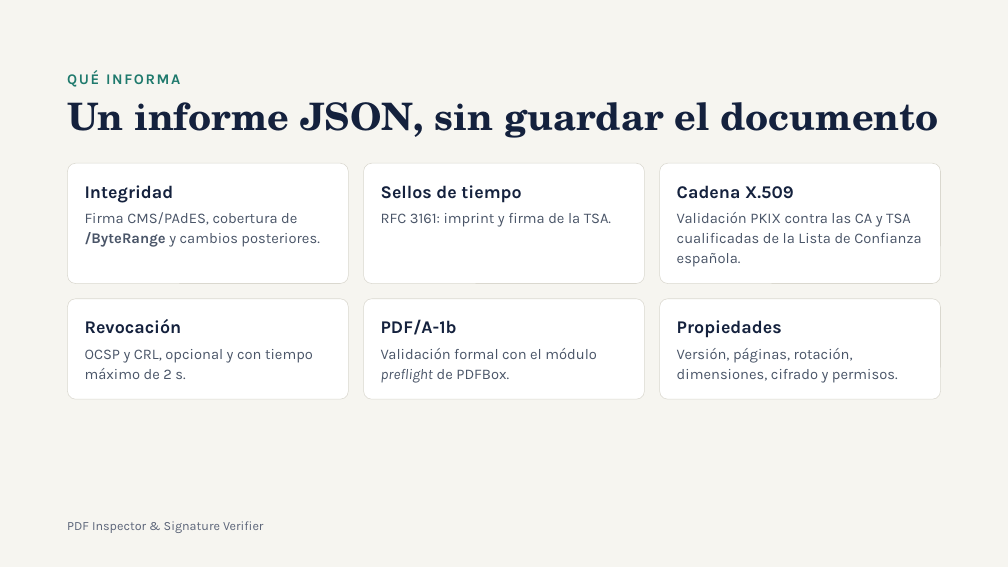
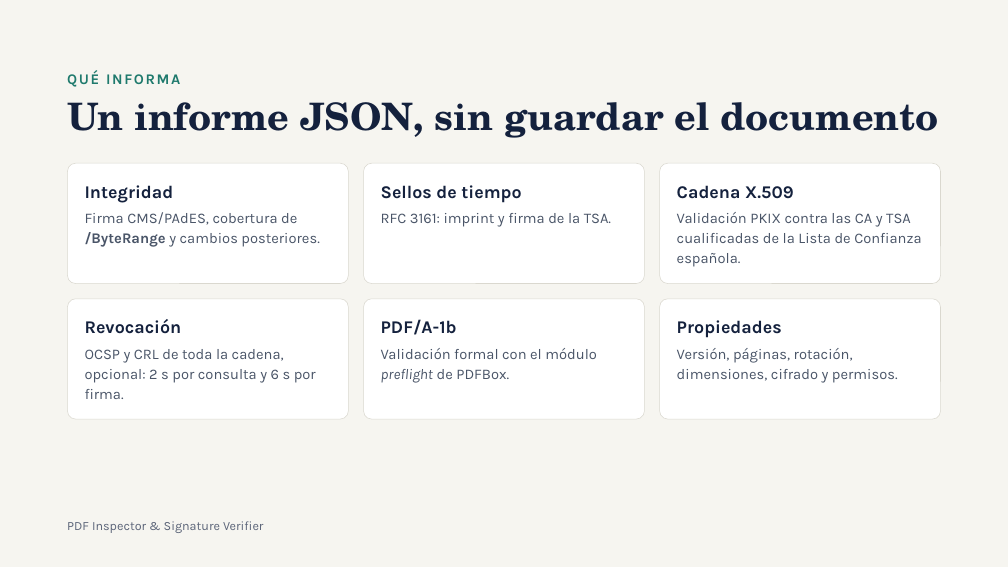
Before and after one commit to avalinani/verificador, a slide deck: slide 3 of docs/PDF-Inspector-TFM.pptx. Drawn at 1008x567 pixels with LibreOffice and Linux fonts; fonts in the diff are those of the drawing. Boxes give left, top, right and bottom in pixels: in the first picture for what was removed or moved away, otherwise in the second. Text is boxed around its words. In the diff, an @@ line names an element or a change of style, - is before the commit and + after.

```diff
--- a/docs/PDF-Inspector-TFM.pptx
+++ b/docs/PDF-Inspector-TFM.pptx
@@ rounded rectangle: place and size @@
-rounded rectangle at bbox=[67, 299, 349, 399]
+rounded rectangle at bbox=[67, 299, 349, 419]
@@ rounded rectangle: place and size @@
-rounded rectangle at bbox=[364, 299, 645, 399]
+rounded rectangle at bbox=[364, 299, 645, 419]
@@ proportions changed in 3 elements at bbox=[67, 299, 349, 419], bbox=[364, 299, 645, 419], bbox=[660, 299, 941, 419] @@
@@ rounded rectangle: place and size @@
-rounded rectangle at bbox=[660, 299, 941, 399]
+rounded rectangle at bbox=[660, 299, 941, 419]
@@ text at bbox=[85, 349, 316, 399]: text changed @@
-OCSP y CRL, opcional y con tiempo máximo de 2 s.
+OCSP y CRL de toda la cadena, opcional: 2 s por consulta y 6 s por firma.
```
Also in this commit, not shown: 2 other slides changed, 1 other file.
